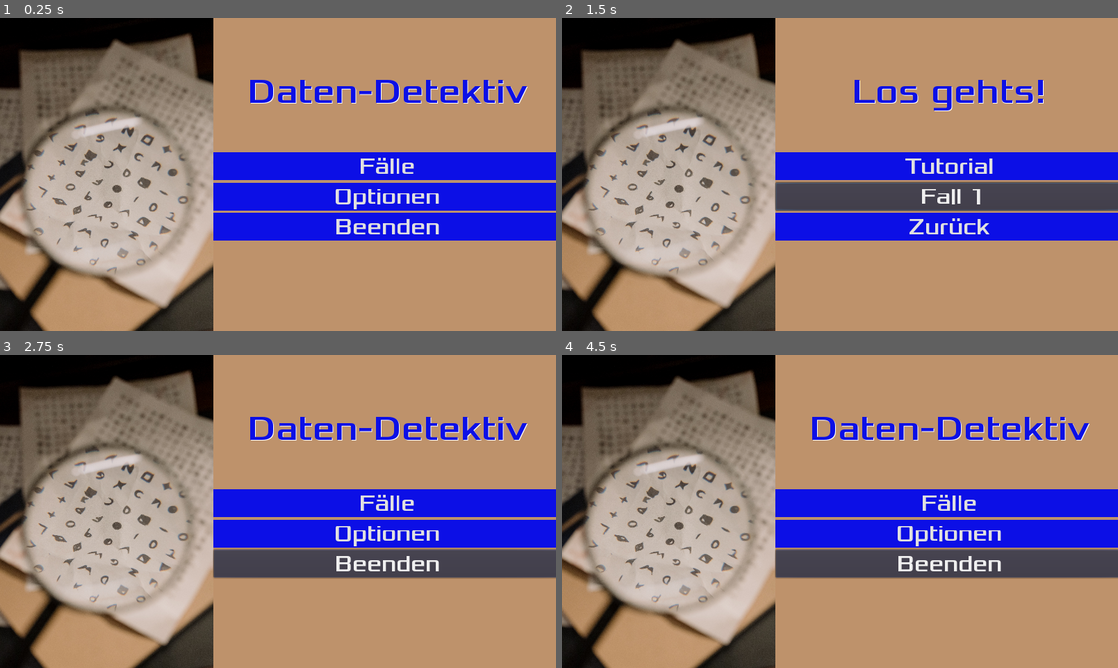
Above: before the commit, frames 1-4 (two rows, left to right).
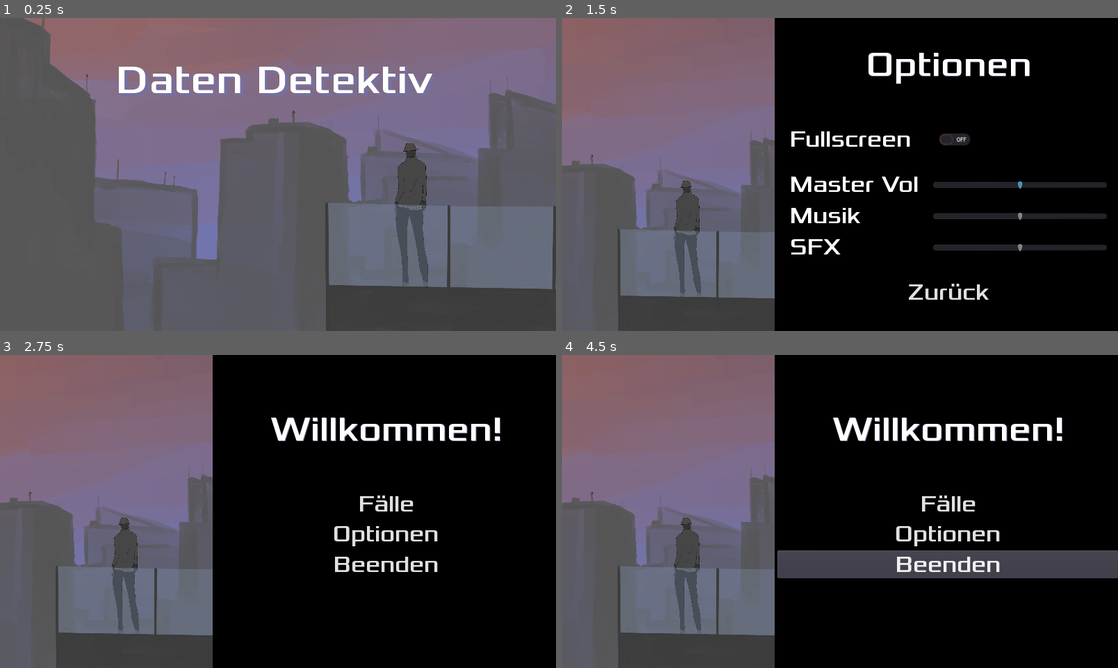
Above: after the commit, the same moments.

Repository: phil0605/Godot-Prototype
Game: Godot game, scene res://scenes/hauptmenu.tscn
The game is run twice, just before and just after one commit, with the same random seed, the same clock (stepped at 60 frames per second) and the same inputs.
Inputs (mouse positions are in pixels of both pictures, inside the frame that each line leads up to):
- Up to frame 1 (0.25 s): no input
- Up to frame 2 (1.5 s): click (951, 165) at 0.5 s, where only the run before the commit has a clickable "Fälle"; click (951, 196) at 1.25 s, where only the run before the commit has a clickable "Fall 1"
- Up to frame 3 (2.75 s): click "Zurück" at 2 s
- Up to frame 4 (4.5 s): click "Fälle" at 2.75 s; click "Fall 1" at 3.5 s; click "Zurück" at 4.25 s

The runs differ from the first frame. In frame 1, 97% of the frame differs, in the area x 0-100%, y 0-100%; in frame 2, 97%; in frame 3, 97%; in frame 4, 92%.

Commit message:
Add files via upload

Diff:
--- a/scenes/Scene_Transition.tscn
+++ b/scenes/Scene_Transition.tscn
@@ -31,7 +31,7 @@
 "times": PoolRealArray( 0, 0.5 ),
 "transitions": PoolRealArray( 1, 1 ),
 "update": 0,
-"values": [ Color( 0.74902, 0.576471, 0.423529, 0 ), Color( 0.74902, 0.576471, 0.423529, 1 ) ]
+"values": [ Color( 0, 0, 0, 0 ), Color( 0, 0, 0, 1 ) ]
 }
 
 [node name="Scene_Transition" type="CanvasLayer"]
--- a/scenes/hauptmenu.tscn
+++ b/scenes/hauptmenu.tscn
@@ -1,8 +1,8 @@
-[gd_scene load_steps=11 format=2]
+[gd_scene load_steps=15 format=2]
 
 [ext_resource path="res://scripts/hauptmenu.gd" type="Script" id=1]
 [ext_resource path="res://assets/MusikSounds/deep-slow-beat-2-21098.mp3" type="AudioStream" id=2]
-[ext_resource path="res://assets/lupe.jpg" type="Texture" id=3]
+[ext_resource path="res://assets/Deckblatt.jpg" type="Texture" id=3]
 [ext_resource path="res://assets/Xolonium-Regular.ttf" type="DynamicFontData" id=4]
 [ext_resource path="res://scenes/Musik_Sounds/Menu_Swap.tscn" type="PackedScene" id=5]
 
@@ -15,73 +15,211 @@
 font_data = ExtResource( 4 )
 
 [sub_resource type="StyleBoxFlat" id=4]
-bg_color = Color( 0.0509804, 0.0627451, 0.905882, 1 )
+bg_color = Color( 0.0509804, 0.0627451, 0.905882, 0 )
 
 [sub_resource type="StyleBoxFlat" id=5]
-bg_color = Color( 0.0509804, 0.0627451, 0.905882, 1 )
+bg_color = Color( 0.0509804, 0.0627451, 0.905882, 0 )
 
 [sub_resource type="DynamicFont" id=6]
 size = 40
 font_data = ExtResource( 4 )
 
+[sub_resource type="Animation" id=7]
+length = 0.001
+tracks/0/type = "value"
+tracks/0/path = NodePath("CenterContainer:rect_position")
+tracks/0/interp = 1
+tracks/0/loop_wrap = true
+tracks/0/imported = false
+tracks/0/enabled = false
+tracks/0/keys = {
+"times": PoolRealArray( 0 ),
+"transitions": PoolRealArray( 1 ),
+"update": 0,
+"values": [ Vector2( 368, 0 ) ]
+}
+tracks/1/type = "value"
+tracks/1/path = NodePath("TextureRect:rect_position")
+tracks/1/interp = 1
+tracks/1/loop_wrap = true
+tracks/1/imported = false
+tracks/1/enabled = false
+tracks/1/keys = {
+"times": PoolRealArray( 0 ),
+"transitions": PoolRealArray( 1 ),
+"update": 0,
+"values": [ Vector2( -541, -945 ) ]
+}
+tracks/2/type = "value"
+tracks/2/path = NodePath("hauptmenu:rect_position")
+tracks/2/interp = 1
+tracks/2/loop_wrap = true
+tracks/2/imported = false
+tracks/2/enabled = false
+tracks/2/keys = {
+"times": PoolRealArray( 0 ),
+"transitions": PoolRealArray( 1 ),
+"update": 0,
+"values": [ Vector2( 367, 0 ) ]
+}
+tracks/3/type = "value"
+tracks/3/path = NodePath("TextureRect:rect_size")
+tracks/3/interp = 1
+tracks/3/loop_wrap = true
+tracks/3/imported = false
+tracks/3/enabled = false
+tracks/3/keys = {
+"times": PoolRealArray( 0 ),
+"transitions": PoolRealArray( 1 ),
+"update": 0,
+"values": [ Vector2( 1463, 1717 ) ]
+}
+tracks/4/type = "value"
+tracks/4/path = NodePath("Label:rect_position")
+tracks/4/interp = 1
+tracks/4/loop_wrap = true
+tracks/4/imported = false
+tracks/4/enabled = false
+tracks/4/keys = {
+"times": PoolRealArray( 0 ),
+"transitions": PoolRealArray( 1 ),
+"update": 0,
+"values": [ Vector2( 492.5, 1352 ) ]
+}
+
+[sub_resource type="Animation" id=8]
+resource_name = "menu_start"
+tracks/0/type = "value"
+tracks/0/path = NodePath("CenterContainer:rect_position")
+tracks/0/interp = 2
+tracks/0/loop_wrap = true
+tracks/0/imported = false
+tracks/0/enabled = true
+tracks/0/keys = {
+"times": PoolRealArray( 0, 0.7 ),
+"transitions": PoolRealArray( 1, 1 ),
+"update": 0,
+"values": [ Vector2( 960, 0 ), Vector2( 368, 0 ) ]
+}
+tracks/1/type = "value"
+tracks/1/path = NodePath("TextureRect:rect_position")
+tracks/1/interp = 2
+tracks/1/loop_wrap = true
+tracks/1/imported = false
+tracks/1/enabled = true
+tracks/1/keys = {
+"times": PoolRealArray( 0, 0.7 ),
+"transitions": PoolRealArray( 1, 1 ),
+"update": 0,
+"values": [ Vector2( -226, -1300 ), Vector2( -541, -945 ) ]
+}
+tracks/2/type = "value"
+tracks/2/path = NodePath("hauptmenu:rect_position")
+tracks/2/interp = 2
+tracks/2/loop_wrap = true
+tracks/2/imported = false
+tracks/2/enabled = true
+tracks/2/keys = {
+"times": PoolRealArray( 0, 0.7 ),
+"transitions": PoolRealArray( 1, 1 ),
+"update": 0,
+"values": [ Vector2( 960, 0 ), Vector2( 367, 0 ) ]
+}
+tracks/3/type = "value"
+tracks/3/path = NodePath("TextureRect:rect_size")
+tracks/3/interp = 2
+tracks/3/loop_wrap = true
+tracks/3/imported = false
+tracks/3/enabled = true
+tracks/3/keys = {
+"times": PoolRealArray( 0, 0.7 ),
+"transitions": PoolRealArray( 1, 1 ),
+"update": 0,
+"values": [ Vector2( 1809, 2123 ), Vector2( 1463, 1717 ) ]
+}
+tracks/4/type = "value"
+tracks/4/path = NodePath("Label:rect_position")
+tracks/4/interp = 1
+tracks/4/loop_wrap = true
+tracks/4/imported = false
+tracks/4/enabled = true
+tracks/4/keys = {
+"times": PoolRealArray( 0, 0.7 ),
+"transitions": PoolRealArray( 1, 1 ),
+"update": 0,
+"values": [ Vector2( 201, 65 ), Vector2( -560, 65 ) ]
+}
+
+[sub_resource type="RectangleShape2D" id=10]
+extents = Vector2( 485.5, 278.5 )
+
+[sub_resource type="DynamicFont" id=9]
+size = 70
+outline_color = Color( 0.482353, 0.427451, 0.568627, 1 )
+font_data = ExtResource( 4 )
+
 [node name="hauptmenu" type="Node2D"]
 script = ExtResource( 1 )
 
-[node name="hauptmenu" type="ColorRect" parent="."]
-margin_right = 960.0
-margin_bottom = 540.0
-mouse_filter = 2
-color = Color( 0.74902, 0.576471, 0.423529, 1 )
-
 [node name="TextureRect" type="TextureRect" parent="."]
-margin_right = 460.0
-margin_bottom = 540.0
+margin_left = -226.0
+margin_top = -1300.0
+margin_right = 1583.0
+margin_bottom = 823.0
 rect_scale = Vector2( 0.8, 1 )
 mouse_filter = 2
 texture = ExtResource( 3 )
 expand = true
 
+[node name="hauptmenu" type="ColorRect" parent="."]
+margin_left = 960.0
+margin_right = 1553.0
+margin_bottom = 540.0
+mouse_filter = 2
+color = Color( 0, 0, 0, 1 )
+
 [node name="CenterContainer" type="CenterContainer" parent="."]
 anchor_left = 1.0
 anchor_right = 1.0
 anchor_bottom = 1.0
-margin_left = 369.0
-margin_right = 969.0
-margin_bottom = 540.0
+margin_left = 960.0
+margin_right = 1560.0
+margin_bottom = 541.0
 
 [node name="Menu1" type="VBoxContainer" parent="CenterContainer"]
-margin_top = 89.0
-margin_right = 600.0
-margin_bottom = 450.0
+margin_left = 4.0
+margin_top = 90.0
+margin_right = 594.0
+margin_bottom = 451.0
 
 [node name="Text" type="Label" parent="CenterContainer/Menu1"]
-margin_right = 600.0
+margin_right = 590.0
 margin_bottom = 74.0
-custom_colors/font_color = Color( 0.0509804, 0.0627451, 0.905882, 1 )
-custom_colors/font_color_shadow = Color( 1, 1, 1, 1 )
+custom_colors/font_color = Color( 1, 1, 1, 1 )
+custom_colors/font_color_shadow = Color( 0.482353, 0.427451, 0.564706, 1 )
 custom_fonts/font = SubResource( 3 )
-text = "Daten-Detektiv"
+text = "Willkommen!"
 align = 1
 
 [node name="MINDESTABSTAND" type="Control" parent="CenterContainer/Menu1"]
 margin_top = 78.0
-margin_right = 600.0
+margin_right = 590.0
 margin_bottom = 138.0
 rect_min_size = Vector2( 0, 60 )
 rect_pivot_offset = Vector2( -861, -116 )
 
 [node name="FälleButton" type="Button" parent="CenterContainer/Menu1"]
 margin_top = 142.0
-margin_right = 600.0
+margin_right = 590.0
 margin_bottom = 191.0
-rect_min_size = Vector2( 600, 0 )
+rect_min_size = Vector2( 590, 0 )
 custom_fonts/font = SubResource( 2 )
 custom_styles/normal = SubResource( 4 )
 text = "Fälle"
 
 [node name="OptionsButton" type="Button" parent="CenterContainer/Menu1"]
 margin_top = 195.0
-margin_right = 600.0
+margin_right = 590.0
 margin_bottom = 244.0
 custom_fonts/font = SubResource( 2 )
 custom_styles/normal = SubResource( 5 )
@@ -89,7 +227,7 @@
 
 [node name="QuitButton" type="Button" parent="CenterContainer/Menu1"]
 margin_top = 248.0
-margin_right = 600.0
+margin_right = 590.0
 margin_bottom = 297.0
 custom_fonts/font = SubResource( 2 )
 custom_styles/normal = SubResource( 4 )
@@ -97,22 +235,22 @@
 
 [node name="MINDESTABSTAND2" type="Control" parent="CenterContainer/Menu1"]
 margin_top = 301.0
-margin_right = 600.0
+margin_right = 590.0
 margin_bottom = 361.0
 rect_min_size = Vector2( 0, 60 )
 
 [node name="Options" type="VBoxContainer" parent="CenterContainer"]
 visible = false
 margin_left = 26.0
-margin_top = 42.0
+margin_top = 43.0
 margin_right = 573.0
-margin_bottom = 497.0
+margin_bottom = 498.0
 
 [node name="Text" type="Label" parent="CenterContainer/Options"]
 margin_right = 547.0
 margin_bottom = 74.0
-custom_colors/font_color = Color( 0.0509804, 0.0627451, 0.905882, 1 )
-custom_colors/font_color_shadow = Color( 1, 1, 1, 1 )
+custom_colors/font_color = Color( 1, 1, 1, 1 )
+custom_colors/font_color_shadow = Color( 0.470588, 0.439216, 0.6, 1 )
 custom_fonts/font = SubResource( 3 )
 text = "Optionen"
 align = 1
@@ -136,7 +274,8 @@
 margin_bottom = 50.0
 rect_min_size = Vector2( 235, 50 )
 size_flags_horizontal = 0
-custom_colors/font_color = Color( 0.0509804, 0.0627451, 0.905882, 1 )
+custom_colors/font_color = Color( 1, 1, 1, 1 )
+custom_colors/font_outline_modulate = Color( 0, 0, 0, 1 )
 custom_fonts/font = SubResource( 6 )
 text = "Fullscreen"
 
@@ -165,7 +304,7 @@
 margin_right = 235.0
 margin_bottom = 50.0
 rect_min_size = Vector2( 235, 50 )
-custom_colors/font_color = Color( 0.0509804, 0.0627451, 0.905882, 1 )
+custom_colors/font_color = Color( 1, 1, 1, 1 )
 custom_fonts/font = SubResource( 6 )
 text = "Master Vol"
 
@@ -187,7 +326,7 @@
 margin_right = 235.0
 margin_bottom = 50.0
 rect_min_size = Vector2( 235, 50 )
-custom_colors/font_color = Color( 0.0509804, 0.0627451, 0.905882, 1 )
+custom_colors/font_color = Color( 1, 1, 1, 1 )
 custom_fonts/font = SubResource( 6 )
 text = "Musik"
 
@@ -208,7 +347,7 @@
 margin_right = 235.0
 margin_bottom = 50.0
 rect_min_size = Vector2( 235, 50 )
-custom_colors/font_color = Color( 0.0509804, 0.0627451, 0.905882, 1 )
+custom_colors/font_color = Color( 1, 1, 1, 1 )
 custom_fonts/font = SubResource( 6 )
 text = "SFX"
 
@@ -236,15 +375,16 @@
 
 [node name="Faelle" type="VBoxContainer" parent="CenterContainer"]
 visible = false
-margin_top = 89.0
-margin_right = 600.0
-margin_bottom = 450.0
+margin_left = -1.0
+margin_top = 90.0
+margin_right = 599.0
+margin_bottom = 451.0
 
 [node name="Text" type="Label" parent="CenterContainer/Faelle"]
 margin_right = 600.0
 margin_bottom = 74.0
-custom_colors/font_color = Color( 0.0509804, 0.0627451, 0.905882, 1 )
-custom_colors/font_color_shadow = Color( 1, 1, 1, 1 )
+custom_colors/font_color = Color( 1, 1, 1, 1 )
+custom_colors/font_color_shadow = Color( 0.482353, 0.427451, 0.568627, 1 )
 custom_fonts/font = SubResource( 3 )
 text = "Los gehts!"
 align = 1
@@ -294,6 +434,32 @@
 
 [node name="Menu_Swap" parent="." instance=ExtResource( 5 )]
 bus = "SFX"
+
+[node name="AnimationPlayer" type="AnimationPlayer" parent="."]
+anims/RESET = SubResource( 7 )
+anims/menu_start = SubResource( 8 )
+
+[node name="Area2D" type="Area2D" parent="."]
+
+[node name="CollisionShape2D" type="CollisionShape2D" parent="Area2D"]
+position = Vector2( 475.5, 268.5 )
+shape = SubResource( 10 )
+
+[node name="Label" type="Label" parent="."]
+anchor_left = 0.5
+anchor_top = 1.0
+anchor_right = 0.5
+anchor_bottom = 1.0
+margin_left = 201.0
+margin_top = 65.0
+margin_right = 759.001
+margin_bottom = 163.0
+custom_colors/font_color_shadow = Color( 0.466667, 0.443137, 0.623529, 1 )
+custom_constants/shadow_offset_x = 5
+custom_constants/shadow_offset_y = 5
+custom_constants/shadow_as_outline = 0
+custom_fonts/font = SubResource( 9 )
+text = "Daten Detektiv"
 
 [connection signal="pressed" from="CenterContainer/Menu1/FälleButton" to="." method="_on_FlleButton_pressed"]
 [connection signal="pressed" from="CenterContainer/Menu1/OptionsButton" to="." method="_on_OptionsButton_pressed"]
@@ -306,3 +472,4 @@
 [connection signal="pressed" from="CenterContainer/Faelle/TutorialButton" to="." method="_on_TutorialButton_pressed"]
 [connection signal="pressed" from="CenterContainer/Faelle/Level1Button" to="." method="_on_Level1Button_pressed"]
 [connection signal="pressed" from="CenterContainer/Faelle/BackButton" to="." method="_on_BackButton_pressed"]
+[connection signal="input_event" from="Area2D" to="." method="_on_Area2D_input_event"]
--- a/scripts/hauptmenu.gd
+++ b/scripts/hauptmenu.gd
@@ -52,3 +52,9 @@
 
 func _on_Fullscreen_toggled(button_pressed):
 	OS.window_fullscreen = button_pressed
+
+
+func _on_Area2D_input_event(viewport, event, shape_idx):
+	if event is InputEventScreenTouch:
+		$AnimationPlayer.play("menu_start")
+		$Area2D.visible = false
Binary file added: assets/Comic1.jpg
Not shown, added: assets/Comic1.jpg.import
Binary file added: assets/Deckblatt.jpg
Not shown, added: assets/Deckblatt.jpg.import
